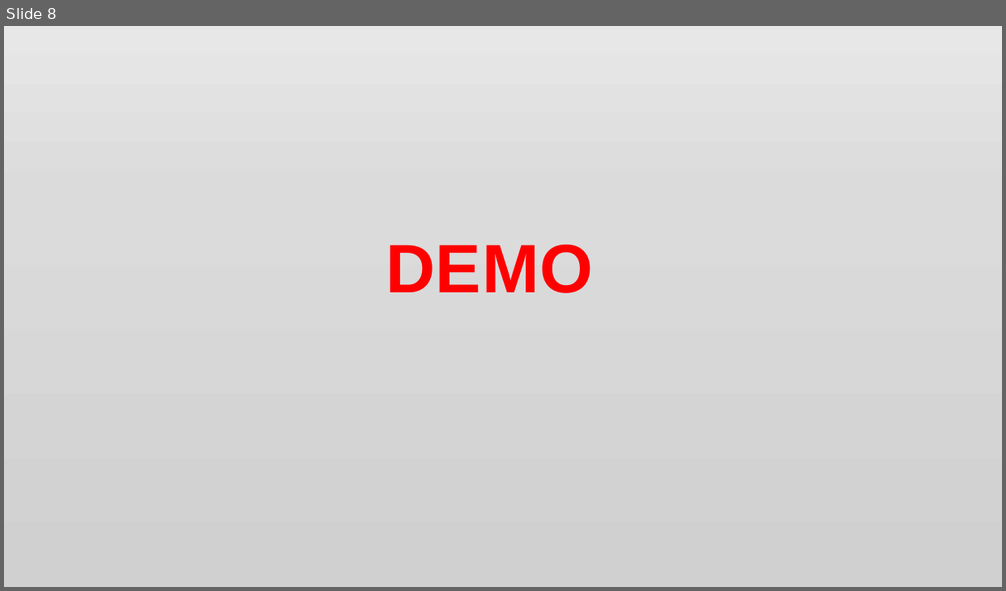
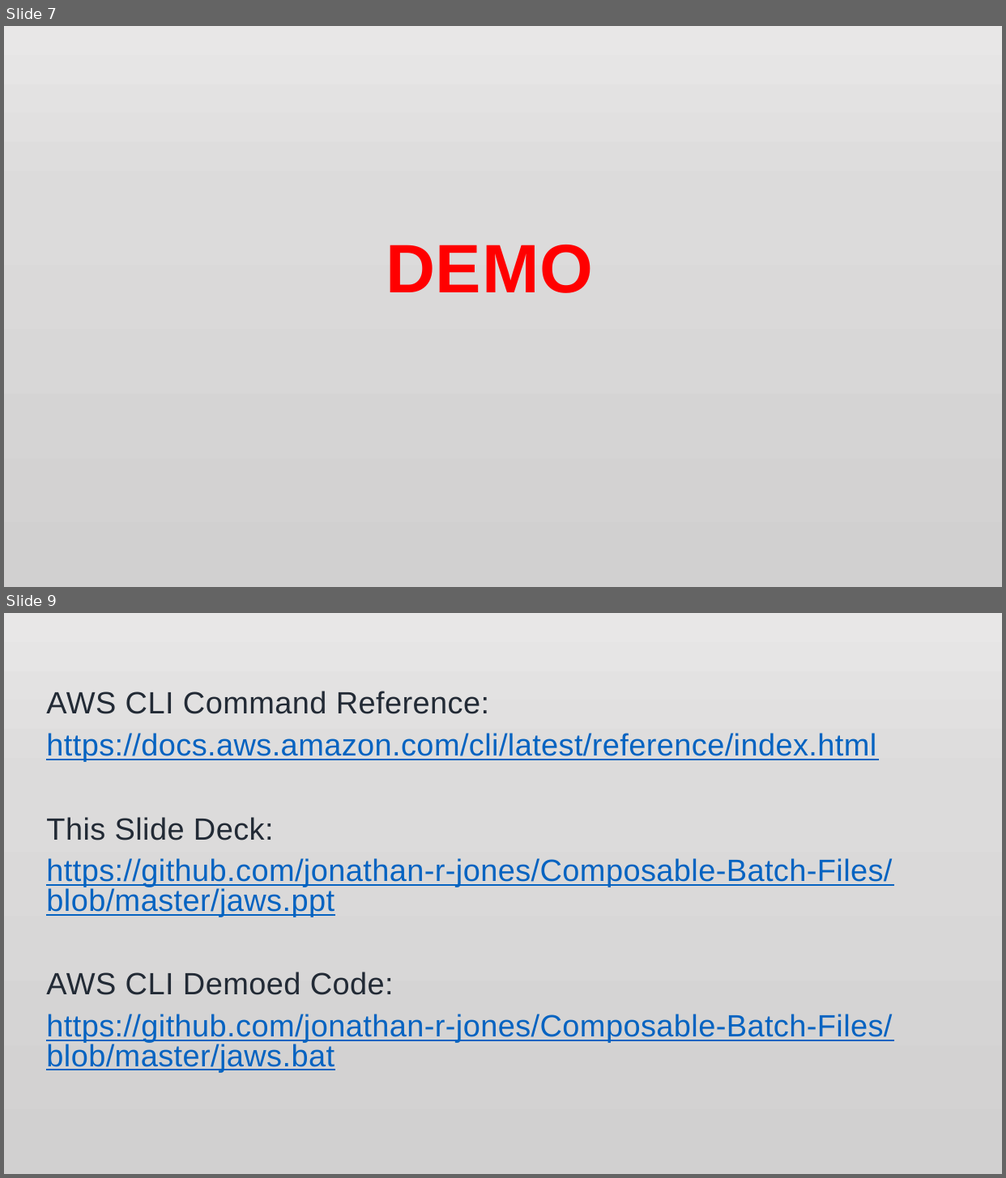
Before and after one commit to jonathan-r-jones/Composable-Batch-Files, a slide deck: jaws.pptx. Shown one above the other, each under a label of ours: slide 8 before the commit, slides 7 and 9 after it; the slides between them are not shown. The pictures are 1006x591 and 1006x1178 pixels, drawn with LibreOffice and Linux fonts; fonts in the diff are those of the drawing; background and template pictures are left out. Boxes give left, top, right and bottom in pixels: in the first picture for what was removed or moved away, otherwise in the second. Text is boxed around its words. In the diff, an @@ line names an element or a change of style, - is before the commit and + after.

```diff
--- a/jaws.pptx
+++ b/jaws.pptx
@@ slide 9 added at [4, 613, 1002, 1174], background picture (left out) @@
@@ text added at [46, 691, 892, 1072], 29.6 pt, text #0563C1, underline @@
+AWS CLI Command Reference:
+https://docs.aws.amazon.com/cli/latest/reference/index.html
+This Slide Deck:
+https://github.com/jonathan-r-jones/Composable-Batch-Files/blob/master/jaws.ppt
+AWS CLI Demoed Code:
+https://github.com/jonathan-r-jones/Composable-Batch-Files/blob/master/jaws.bat
@@ what was slide 8 is now slide 7 @@
```
Also in this commit, not shown: 3 slides changed, 1 other slide added, 1 slide removed, 1 other file.
